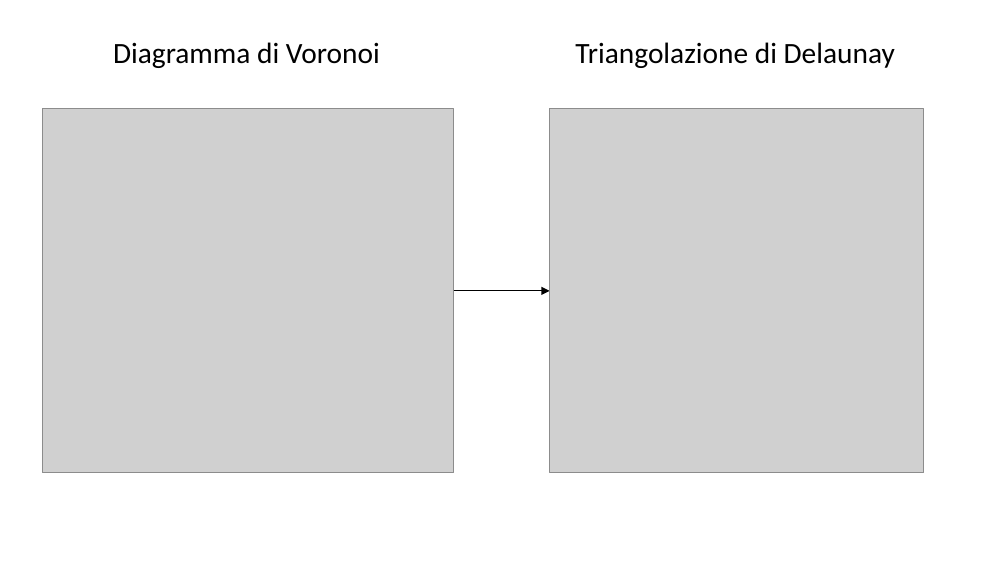
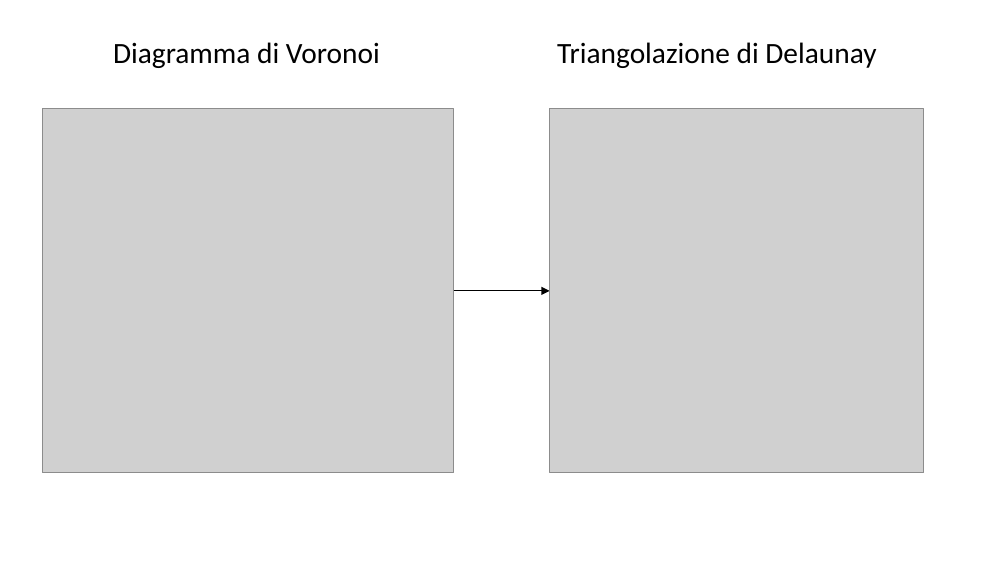
Before and after one commit to Teolul/Dot_Patterns_Perceptual_Grouping_RDG_vs_K-means, a slide deck: slide 13 of presentationITA.pptx. Drawn at 1008x567 pixels with LibreOffice and Linux fonts; fonts in the diff are those of the drawing; grey boxes stand for pictures; background and template pictures are left out. Boxes give left, top, right and bottom in pixels: in the first picture for what was removed or moved away, otherwise in the second. Text is boxed around its words. In the diff, an @@ line names an element or a change of style, - is before the commit and + after.

```diff
--- a/presentationITA.pptx
+++ b/presentationITA.pptx
@@ text "Triangolazione di Delaunay": place and size @@
-text "Triangolazione di Delaunay" at box(575, 42, 895, 68)
+text "Triangolazione di Delaunay" at box(557, 42, 876, 68)
```
Also in this commit, not shown: 1 other slide changed, 1 other file.
